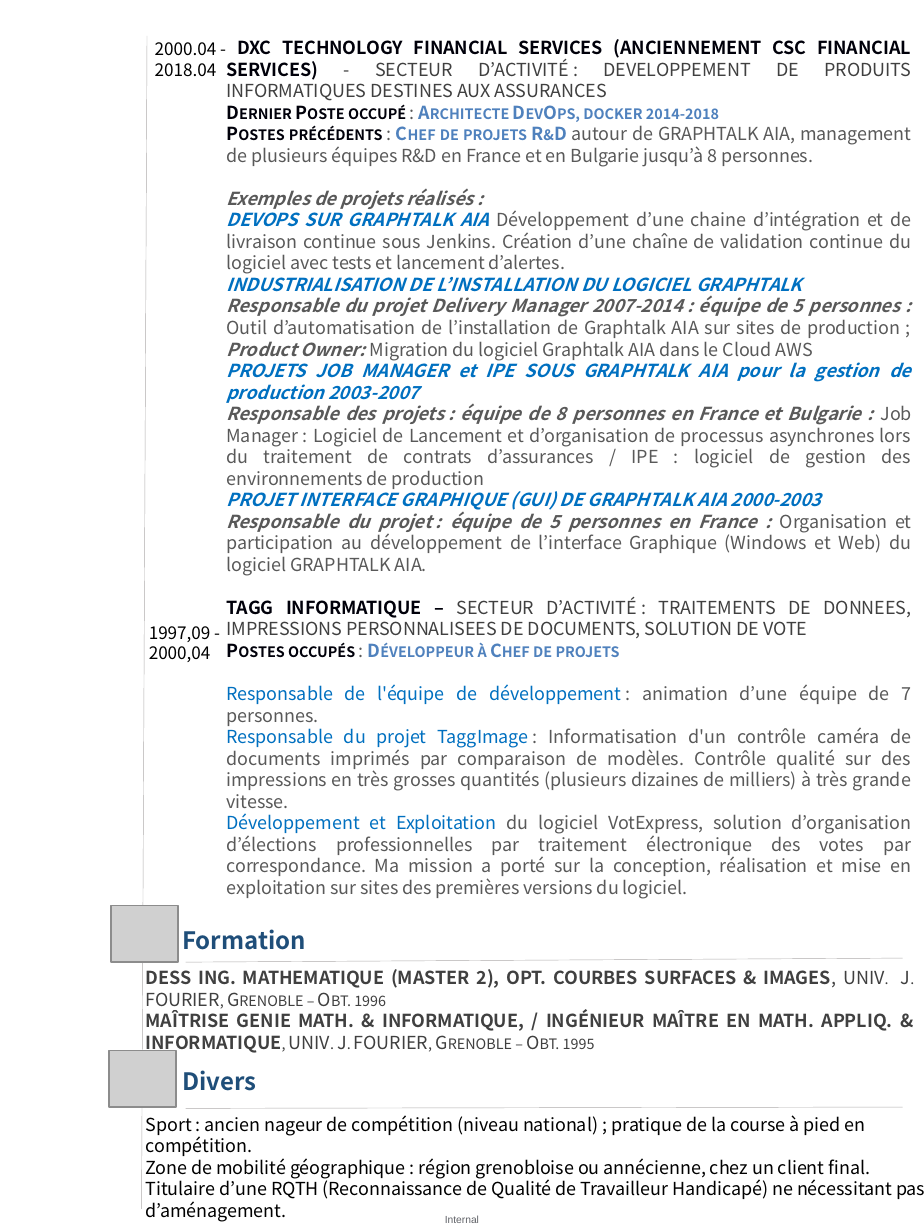
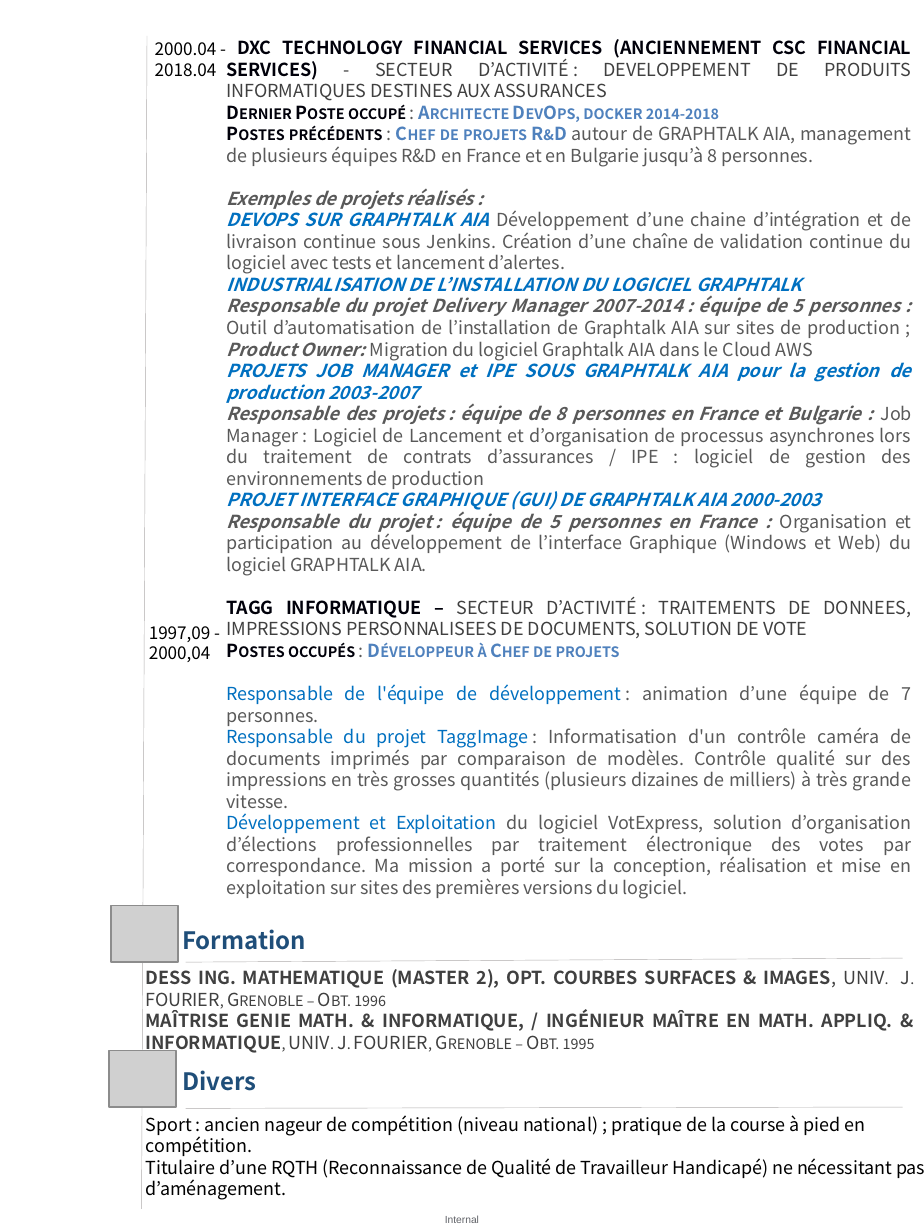
Before and after one commit to Solifred38/cv, a slide deck: slide 2 of CV_FFROMAGER.pptx. Drawn at 924x1232 pixels with LibreOffice and Linux fonts; fonts in the diff are those of the drawing; grey boxes stand for pictures. Boxes give left, top, right and bottom in pixels: in the first picture for what was removed or moved away, otherwise in the second. Text is boxed around its words. In the diff, an @@ line names an element or a change of style, - is before the commit and + after.

```diff
--- a/CV_FFROMAGER.pptx
+++ b/CV_FFROMAGER.pptx
@@ text at [146, 1155, 871, 1179]: paragraph removed @@
-Zone de mobilité géographique : région grenobloise ou annécienne, chez un client final.
```
Also in this commit, not shown: 1 other file.
